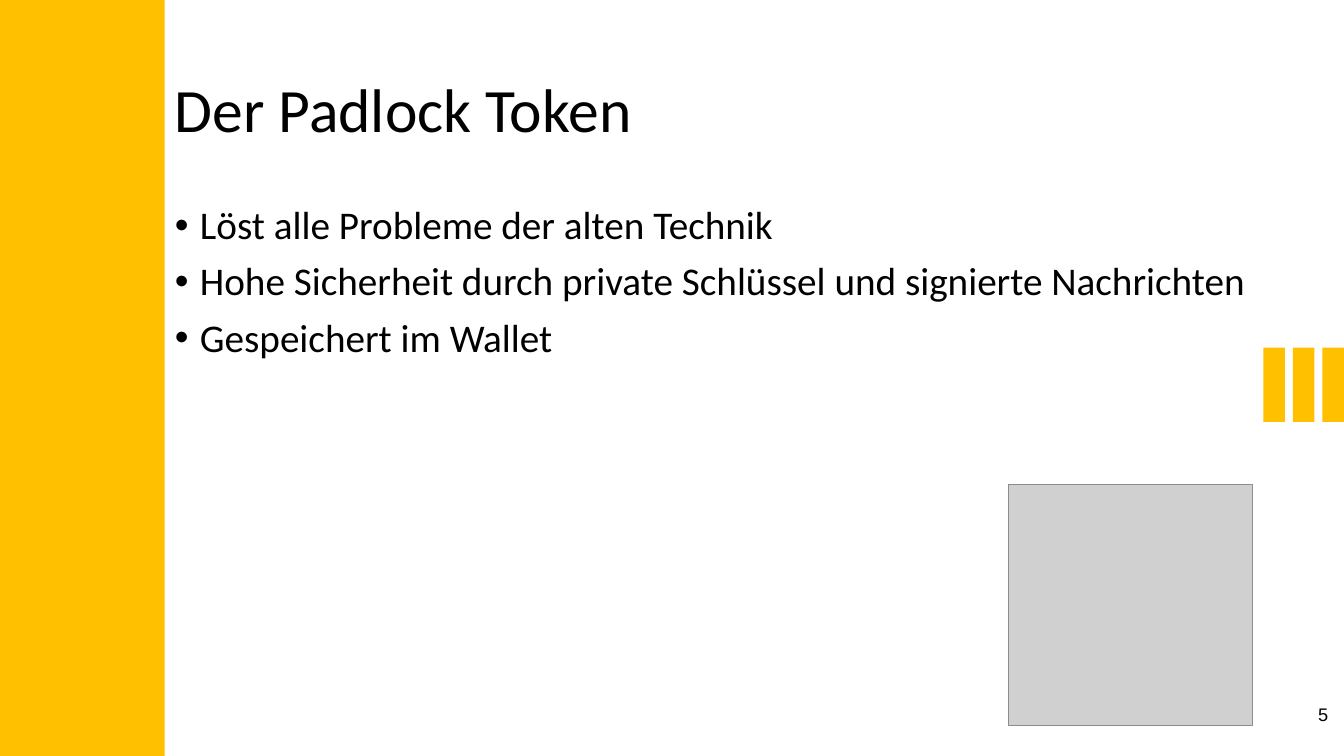
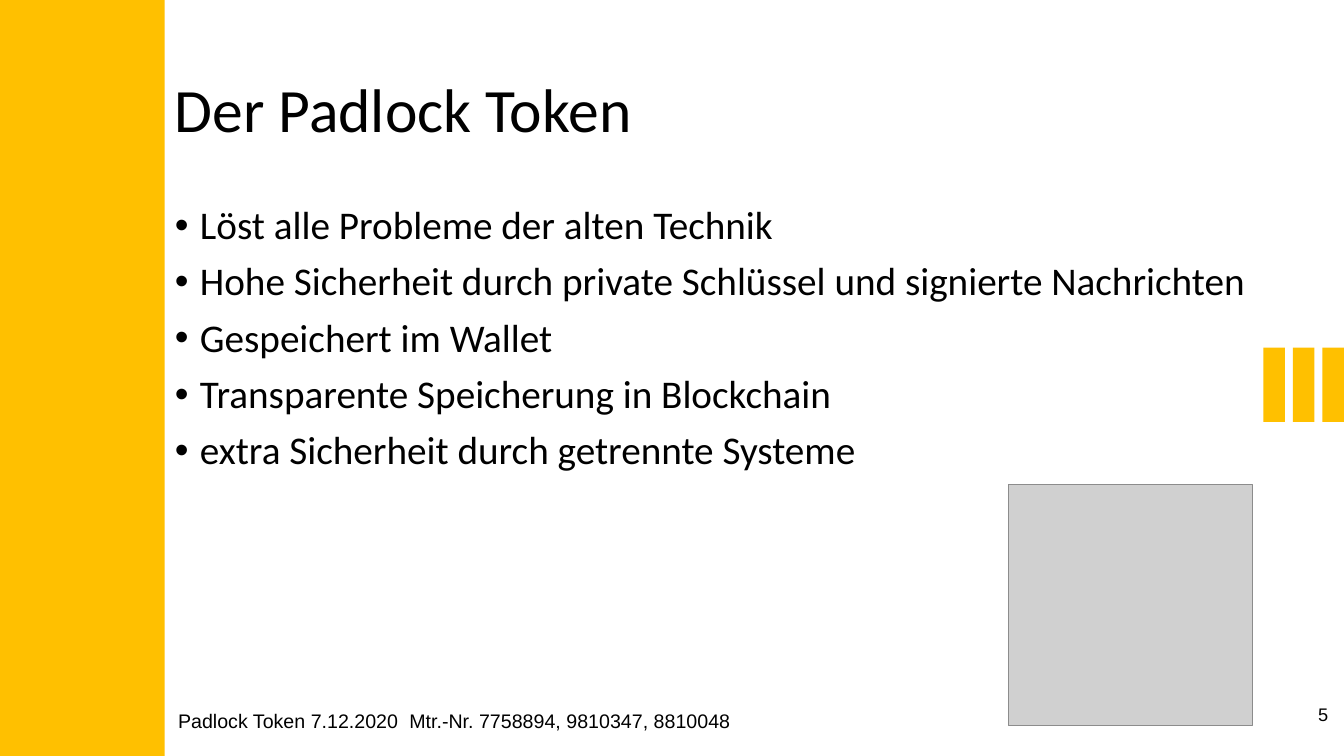
Before and after one commit to LucK1Y/Padlock-Token, a slide deck: slide 5 of presentation/Padlock_Token.pptx. Drawn at 1344x756 pixels with LibreOffice and Linux fonts; fonts in the diff are those of the drawing; grey boxes stand for pictures. Boxes give left, top, right and bottom in pixels: in the first picture for what was removed or moved away, otherwise in the second. Text is boxed around its words. In the diff, an @@ line names an element or a change of style, - is before the commit and + after.

```diff
--- a/presentation/Padlock_Token.pptx
+++ b/presentation/Padlock_Token.pptx
@@ text at [200,380,856,471]: paragraphs added @@
+• Transparente Speicherung in Blockchain
+• extra Sicherheit durch getrennte Systeme
@@ text added at [178,713,730,731], 14 pt, text #000000 @@
+Padlock Token 7.12.2020 Mtr.-Nr. 7758894, 9810347, 8810048
```
Also in this commit, not shown: 6 other slides changed, 2 slides added.
